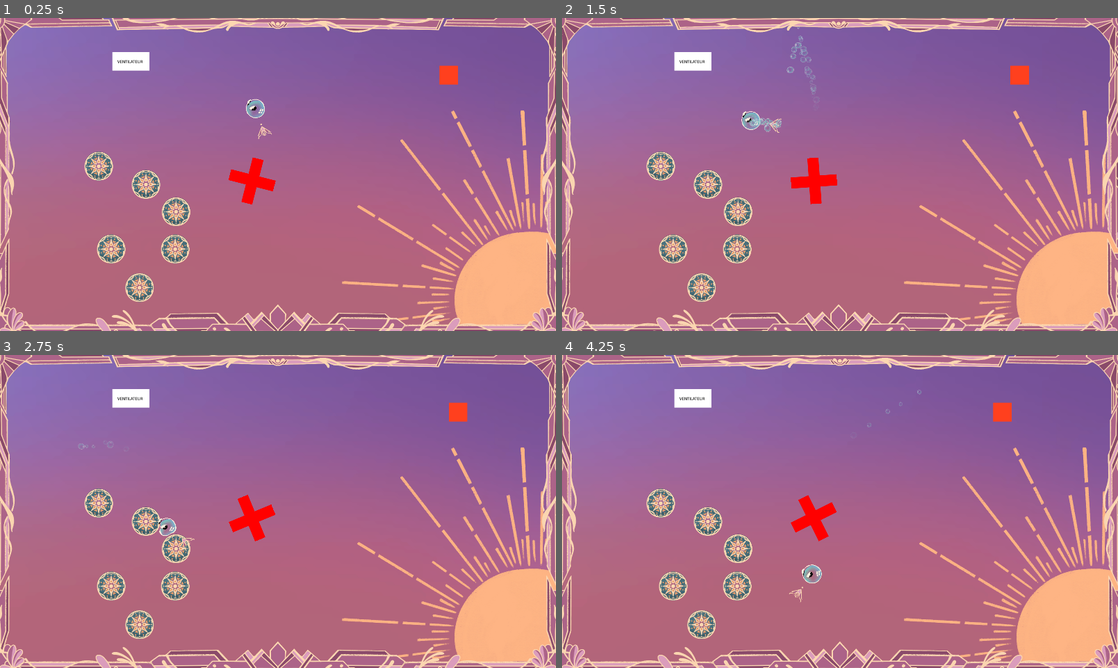
Above: before the commit, frames 1-4 (two rows, left to right).
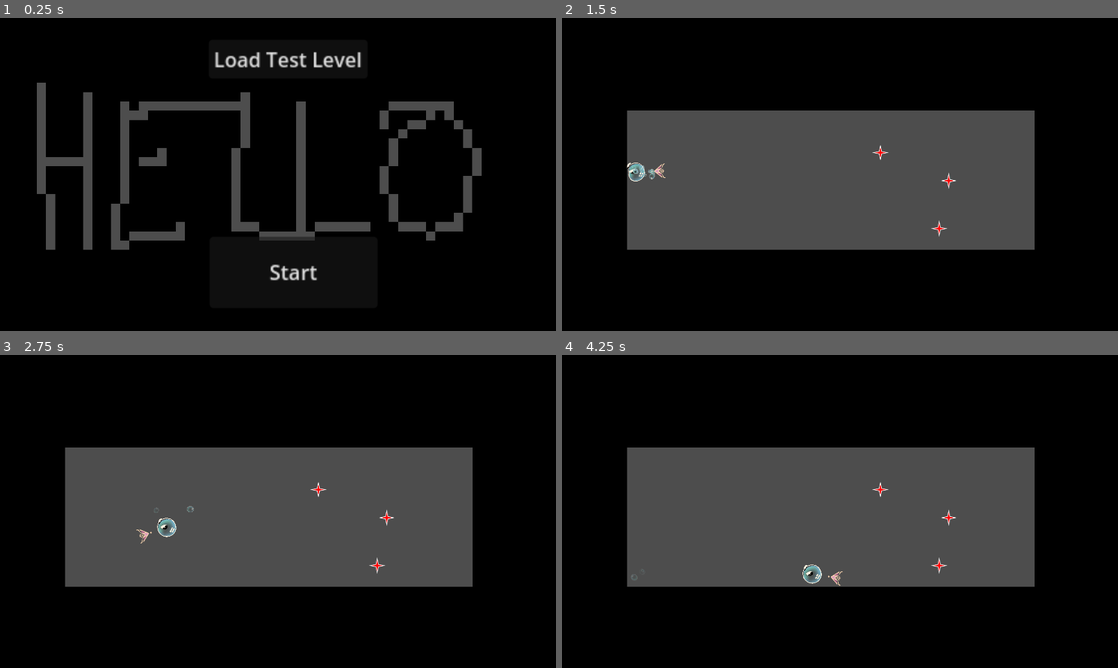
Above: after the commit, the same moments.

Repository: davifarhi/GGJ25-CrashSim-Untitled
Game: Godot game, scene res://scenes/dummy-flow/hello.tscn
The game is run twice, just before and just after one commit, with the same random seed, the same clock (stepped at 60 frames per second) and the same inputs. Before the commit the project starts from res://scenes/TestPhysique.tscn.
Inputs (mouse positions are in pixels of both pictures, inside the frame that each line leads up to):
- Up to frame 1 (0.25 s): no input
- Up to frame 2 (1.5 s): click (856, 271) at 0.5 s, where only the run after the commit has a clickable "Start"; move the mouse to (962, 158) at 1.27 s; click (962, 158) at 1.35 s
- Up to frame 3 (2.75 s): move the mouse to (166, 527) at 2.02 s; tap Delete at 2.1 s
- Up to frame 4 (4.25 s): move the mouse to (895, 442) at 2.77 s; click (895, 442) at 2.85 s; move the mouse to (812, 574) at 3.52 s; tap Delete at 3.6 s

The runs differ from the first frame. In frame 1, 100% of the frame differs, in the area x 0-100%, y 0-100%; in frame 2, 100%; in frame 3, 100%; in frame 4, 100%.

Commit message:
Added popit scene

Diff:
--- a/ggj-crashsim-untilted/autoloads/game_manager.gd
+++ b/ggj-crashsim-untilted/autoloads/game_manager.gd
@@ -93,6 +93,7 @@
 	next_scene += 1
 
 	OnLevelBegin.emit()
+
 	#SEB hack (dfarhi)
 	scene_transition_countdown = 3
 
--- /dev/null
+++ b/ggj-crashsim-untilted/autoloads/pop_it.gd
@@ -0,0 +1,32 @@
+extends Node2D
+
+@onready var animation = $AnimationPlayer
+signal POPItDone
+signal StartPOPIt
+
+# Called when the node enters the scene tree for the first time.
+func _ready() -> void:
+	StartPOPIt.connect(_start_popit)
+	hide()
+
+	process_mode = Node.PROCESS_MODE_ALWAYS
+
+
+# Called every frame. 'delta' is the elapsed time since the previous frame.
+func _process(delta: float) -> void:
+	pass
+
+
+func is_active() -> bool:
+	return animation.is_playing()
+
+
+func _start_popit() -> void:
+	show()
+	animation.play("popit!!")
+	$SFX.play()
+
+
+func _on_animation_player_animation_finished(anim_name: StringName) -> void:
+	hide()
+	POPItDone.emit()
--- /dev/null
+++ b/ggj-crashsim-untilted/autoloads/pop_it.tscn
@@ -0,0 +1,63 @@
+[gd_scene load_steps=7 format=3 uid="uid://cgdf315lwiovg"]
+
+[ext_resource type="Script" path="res://autoloads/pop_it.gd" id="1_gaair"]
+[ext_resource type="Texture2D" uid="uid://dopbjqs237ybb" path="res://assets/SpeechBubble.png" id="2_st4vg"]
+[ext_resource type="Texture2D" uid="uid://17xphld7ys" path="res://assets/PopItText.png" id="3_3uv33"]
+
+[sub_resource type="Animation" id="Animation_uueej"]
+resource_name = "popit!!"
+tracks/0/type = "value"
+tracks/0/imported = false
+tracks/0/enabled = true
+tracks/0/path = NodePath("Node2D:scale")
+tracks/0/interp = 1
+tracks/0/loop_wrap = true
+tracks/0/keys = {
+"times": PackedFloat32Array(0, 0.633367, 1),
+"transitions": PackedFloat32Array(1, 0.517632, 1),
+"update": 0,
+"values": [Vector2(0.2, 0.2), Vector2(1, 1), Vector2(0.706667, 0.706667)]
+}
+
+[sub_resource type="Animation" id="Animation_uxkbu"]
+length = 0.001
+tracks/0/type = "value"
+tracks/0/imported = false
+tracks/0/enabled = true
+tracks/0/path = NodePath("Node2D:scale")
+tracks/0/interp = 1
+tracks/0/loop_wrap = true
+tracks/0/keys = {
+"times": PackedFloat32Array(0),
+"transitions": PackedFloat32Array(1),
+"update": 0,
+"values": [Vector2(1, 1)]
+}
+
+[sub_resource type="AnimationLibrary" id="AnimationLibrary_es6wb"]
+_data = {
+"RESET": SubResource("Animation_uxkbu"),
+"popit!!": SubResource("Animation_uueej")
+}
+
+[node name="PopIt" type="Node2D"]
+script = ExtResource("1_gaair")
+
+[node name="AnimationPlayer" type="AnimationPlayer" parent="."]
+libraries = {
+"": SubResource("AnimationLibrary_es6wb")
+}
+
+[node name="Node2D" type="Node2D" parent="."]
+position = Vector2(963, 532)
+
+[node name="Bubble" type="Sprite2D" parent="Node2D"]
+texture = ExtResource("2_st4vg")
+
+[node name="Text" type="Sprite2D" parent="Node2D"]
+position = Vector2(0, 69.2308)
+texture = ExtResource("3_3uv33")
+
+[node name="SFX" type="AudioStreamPlayer2D" parent="."]
+
+[connection signal="animation_finished" from="AnimationPlayer" to="." method="_on_animation_player_animation_finished"]
--- a/ggj-crashsim-untilted/project.godot
+++ b/ggj-crashsim-untilted/project.godot
@@ -11,7 +11,7 @@
 [application]
 
 config/name="GGJ-CrashSim-Untilted"
-run/main_scene="res://scenes/TestPhysique.tscn"
+run/main_scene="res://scenes/dummy-flow/hello.tscn"
 config/features=PackedStringArray("4.3", "Forward Plus")
 config/icon="res://icon.svg"
 
--- a/ggj-crashsim-untilted/scenes/speech_bubble.tscn
+++ b/ggj-crashsim-untilted/scenes/speech_bubble.tscn
@@ -50,7 +50,7 @@
 [node name="StretcherSkel" type="Skeleton2D" parent="."]
 
 [node name="Stretcher" type="Bone2D" parent="StretcherSkel"]
-scale = Vector2(1e-05, 1e-05)
+scale = Vector2(1.00083, 1.00083)
 rest = Transform2D(1.00201, 0, 0, 1.01217, 0, 0)
 
 [node name="Sprite2D" type="Sprite2D" parent="StretcherSkel/Stretcher"]
Binary file added: ggj-crashsim-untilted/assets/PopItText.png
Not shown, added: ggj-crashsim-untilted/assets/PopItText.png.import
Binary file added: ggj-crashsim-untilted/assets/SpeechBubble.png
Not shown, added: ggj-crashsim-untilted/assets/SpeechBubble.png.import
Not shown: 1 places in ggj-crashsim-untilted/scenes/TestPhysique.tscn that only renumber resources
